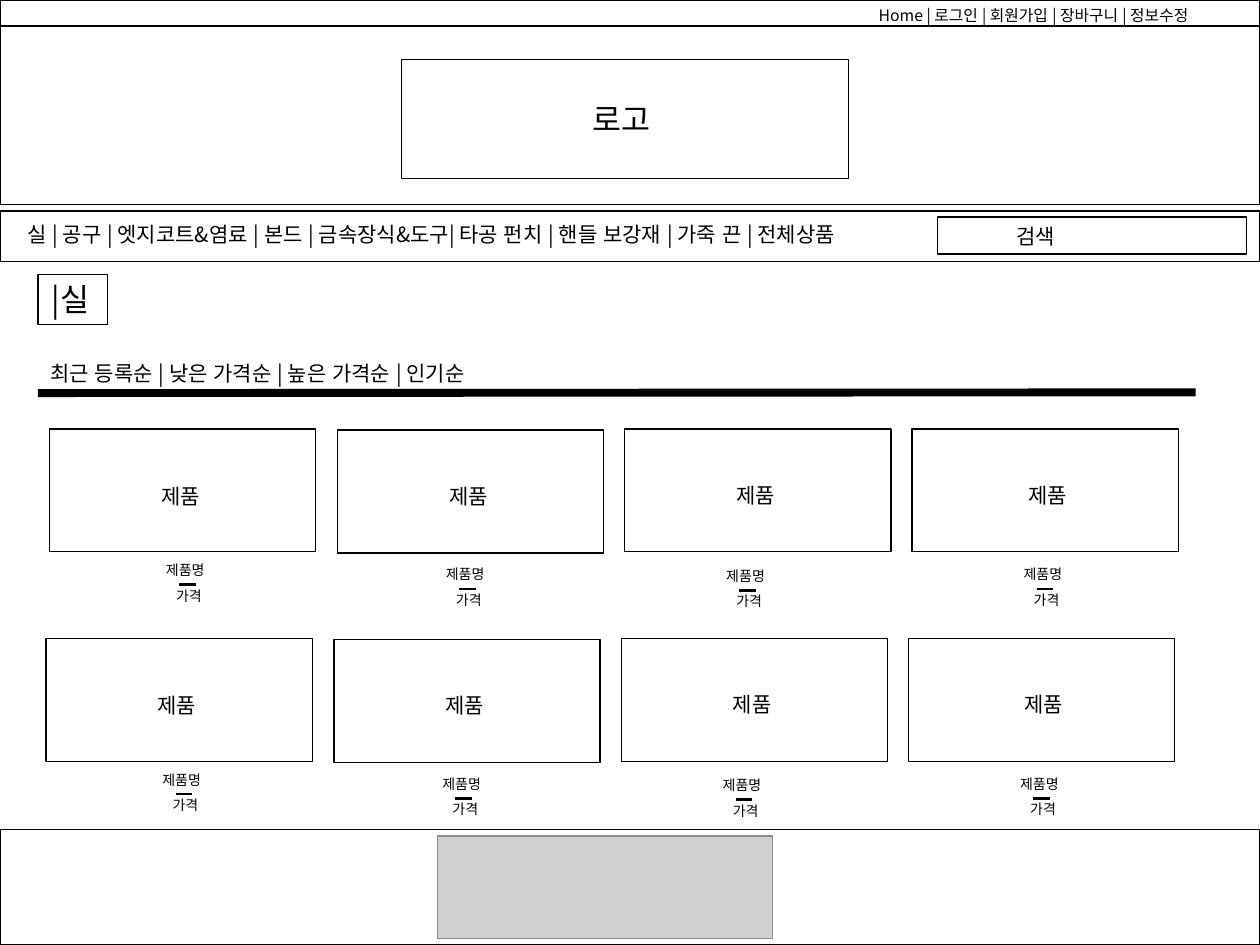
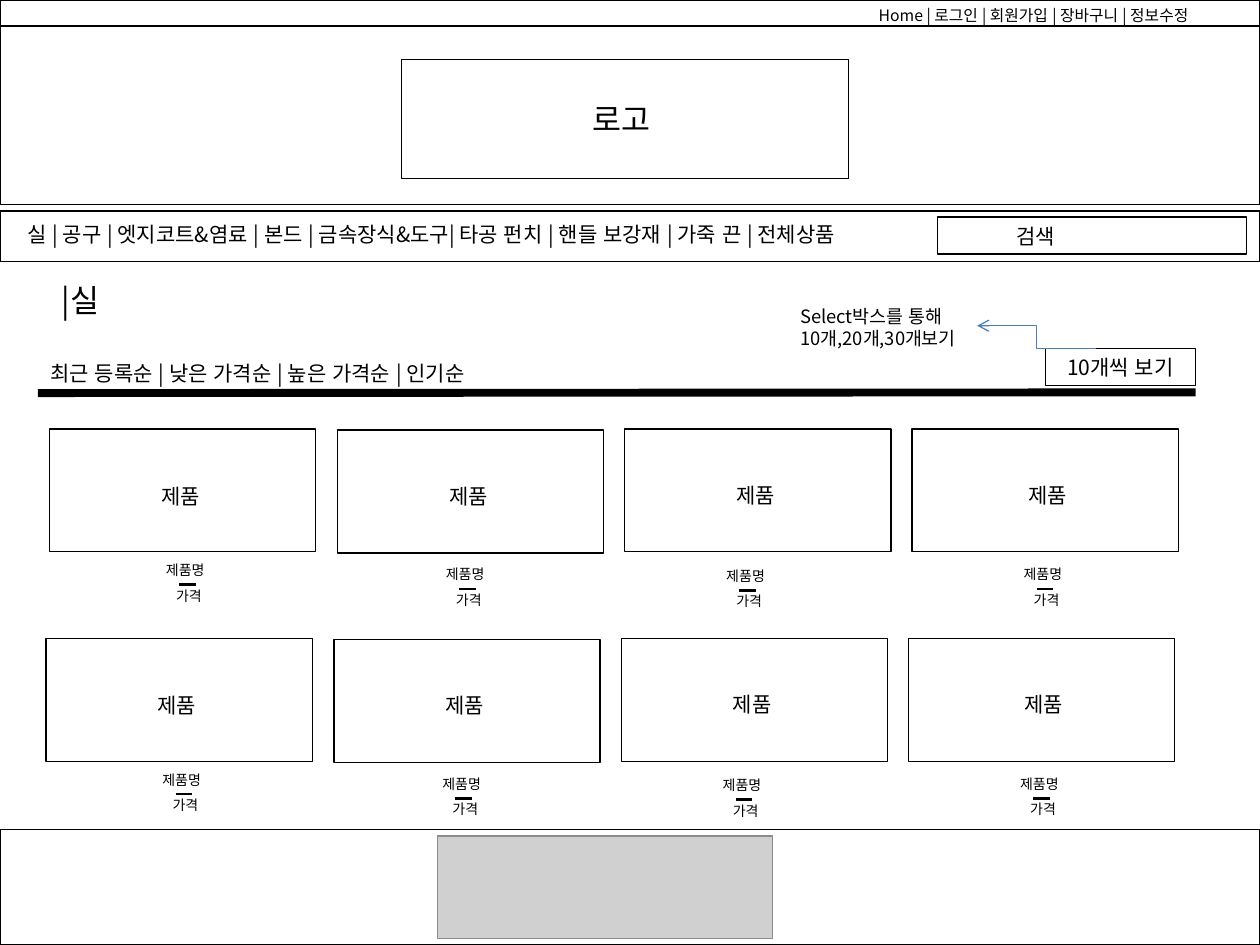
Before and after one commit to yeonjihyo/Leather, a slide deck: slide 6 of Notes/Leather_스토리보드.pptx. Drawn at 1260x945 pixels with LibreOffice and Linux fonts; fonts in the diff are those of the drawing; grey boxes stand for pictures. Boxes give left, top, right and bottom in pixels: in the first picture for what was removed or moved away, otherwise in the second. Text is boxed around its words. In the diff, an @@ line names an element or a change of style, - is before the commit and + after.

```diff
--- a/Notes/Leather_스토리보드.pptx
+++ b/Notes/Leather_스토리보드.pptx
@@ rectangle removed at [38,275,107,325] @@
@@ text "|실": place and size @@
-text "|실" at [52,284,89,320]
+text "|실" at [62,285,99,321]
@@ text added at [801,307,956,349], 10.5 pt, text #000000 @@
+Select박스를 통해
+10개,20개,30개보기
@@ elbow arrow added from (1095, 348) to (978, 326), #4B7EBC 0.75 pt @@
@@ rectangle added at [1045,348,1194,384], outline #000000 0.75 pt, 12 pt, text #000000 @@
+10개씩 보기
```
Also in this commit, not shown: 2 other slides changed.
